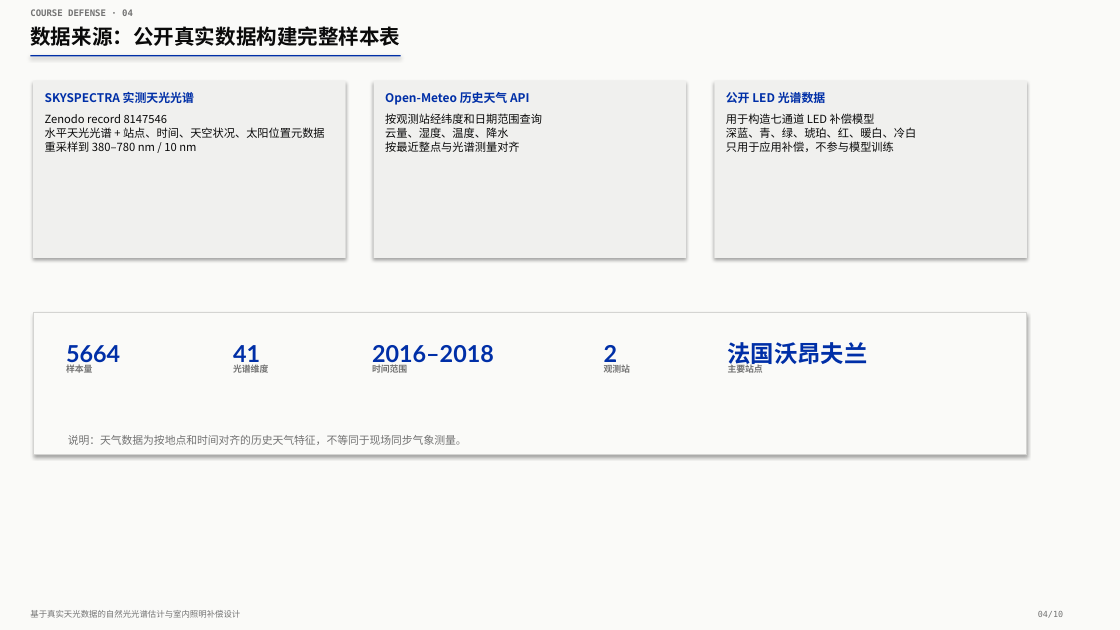
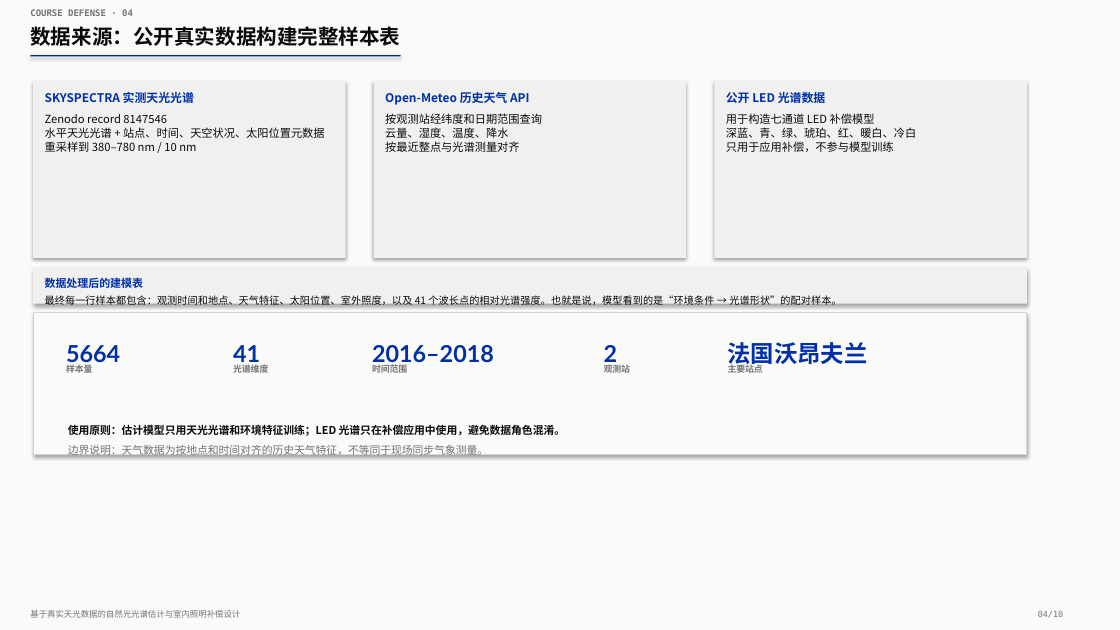
Before and after one commit to kmgcc/Pythian, a slide deck: slide 4 of 第24组_课程答辩.pptx. Drawn at 1120x630 pixels with LibreOffice and Linux fonts; fonts in the diff are those of the drawing. Boxes give left, top, right and bottom in pixels: in the first picture for what was removed or moved away, otherwise in the second. Text is boxed around its words. In the diff, an @@ line names an element or a change of style, - is before the commit and + after.

```diff
--- a/第24组_课程答辩.pptx
+++ b/第24组_课程答辩.pptx
@@ rectangle added at (x1=33, y1=268, x2=1027, y2=304), fill #F0F0EE @@
@@ text added at (x1=45, y1=275, x2=143, y2=290), 9.4 pt, text #002FA7, bold @@
+数据处理后的建模表
@@ text added at (x1=45, y1=293, x2=841, y2=305), 8.7 pt, text #0A0A0A @@
+最终每一行样本都包含：观测时间和地点、天气特征、太阳位置、室外照度，以及 41 个波长点的相对光谱强度。也就是说，模型看到的是“环境条件 → 光谱形状”的配对样本。
@@ text at (x1=68, y1=445, x2=488, y2=456): text changed @@
-说明：天气数据为按地点和时间对齐的历史天气特征，不等同于现场同步气象测量。
+边界说明：天气数据为按地点和时间对齐的历史天气特征，不等同于现场同步气象测量。
@@ text added at (x1=68, y1=424, x2=565, y2=436), 9.3 pt, text #0A0A0A, bold @@
+使用原则：估计模型只用天光光谱和环境特征训练；LED 光谱只在补偿应用中使用，避免数据角色混淆。
```
Also in this commit, not shown: 9 other slides changed, 6 other files.
